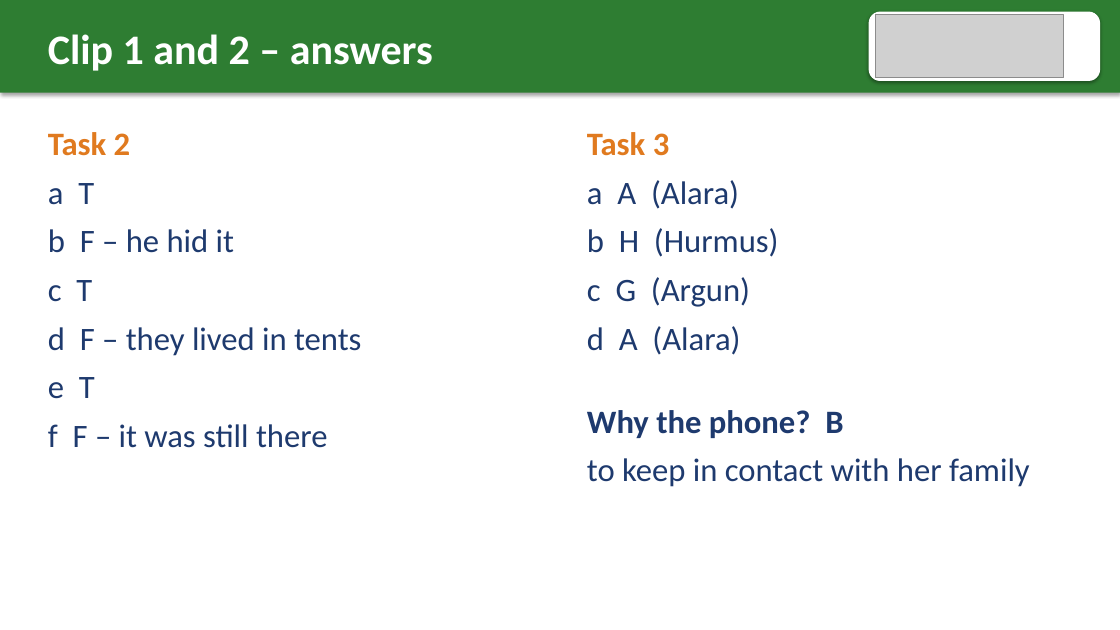
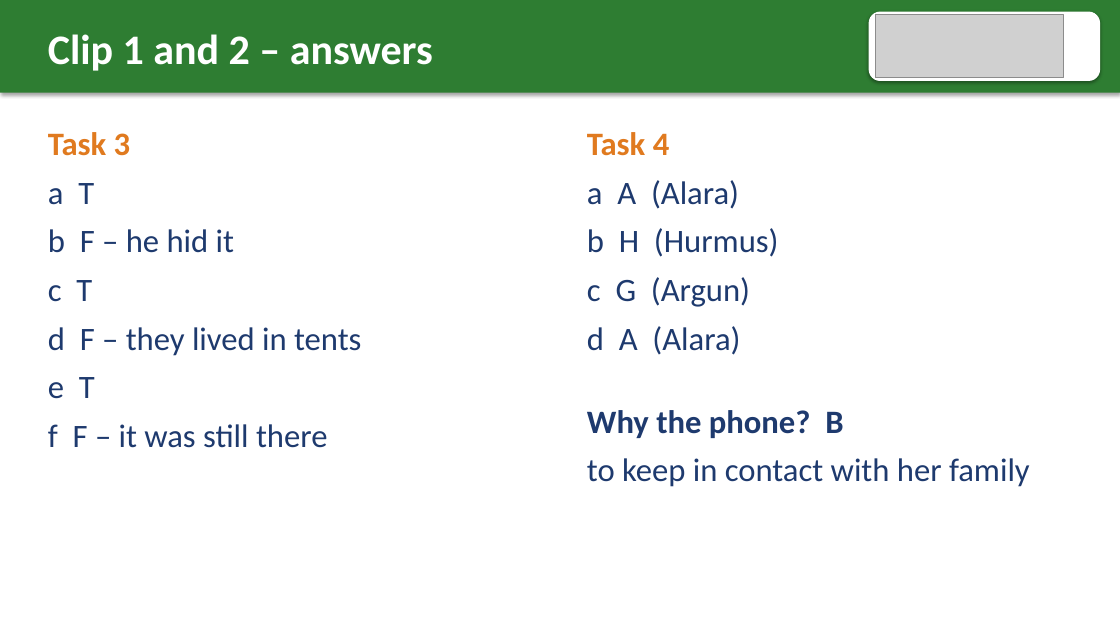
Before and after one commit to AtinWix/esol, a slide deck: slide 10 of child-migrant-stories/life-is-a-destiny/e2-e3-second-conditional-projector-slides.pptx (slide 8 before the commit). Drawn at 1120x630 pixels with LibreOffice and Linux fonts; fonts in the diff are those of the drawing; grey boxes stand for pictures. Boxes give left, top, right and bottom in pixels: in the first picture for what was removed or moved away, otherwise in the second. Text is boxed around its words. In the diff, an @@ line names an element or a change of style, - is before the commit and + after.

```diff
--- a/child-migrant-stories/life-is-a-destiny/e2-e3-second-conditional-projector-slides.pptx
+++ b/child-migrant-stories/life-is-a-destiny/e2-e3-second-conditional-projector-slides.pptx
@@ text at <box>48,132,131,156</box>: text changed @@
-Task 2
+Task 3
@@ text at <box>587,132,670,156</box>: text changed @@
-Task 3
+Task 4
```
Also in this commit, not shown: 6 other slides changed, 2 slides added, 23 other files.
